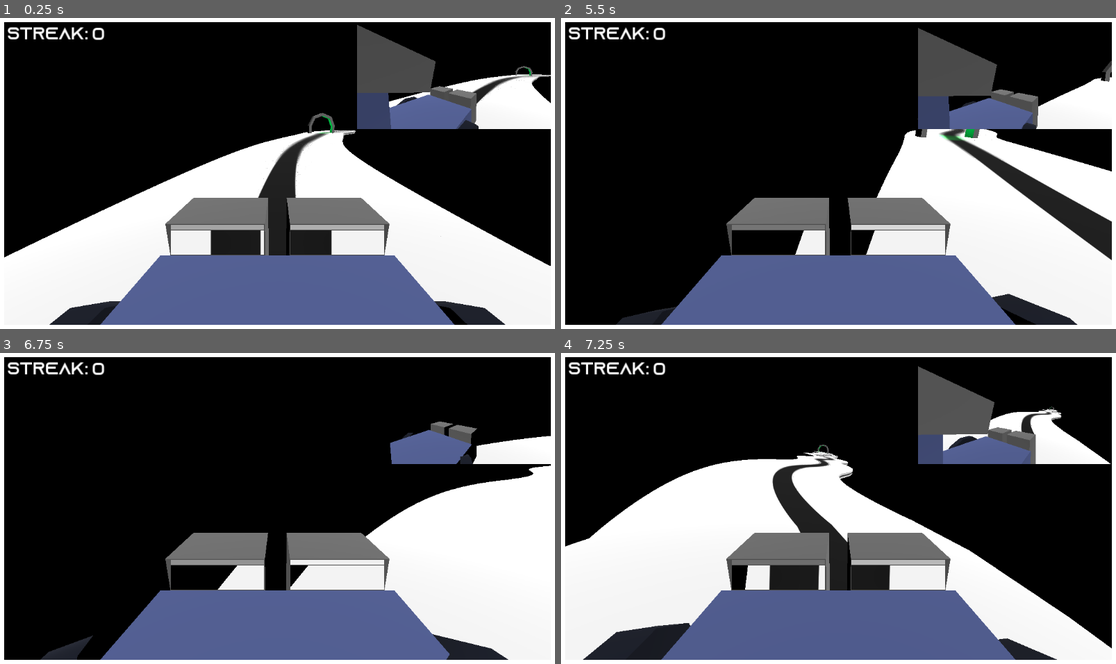
Above: before the commit, frames 1-4 (two rows, left to right).
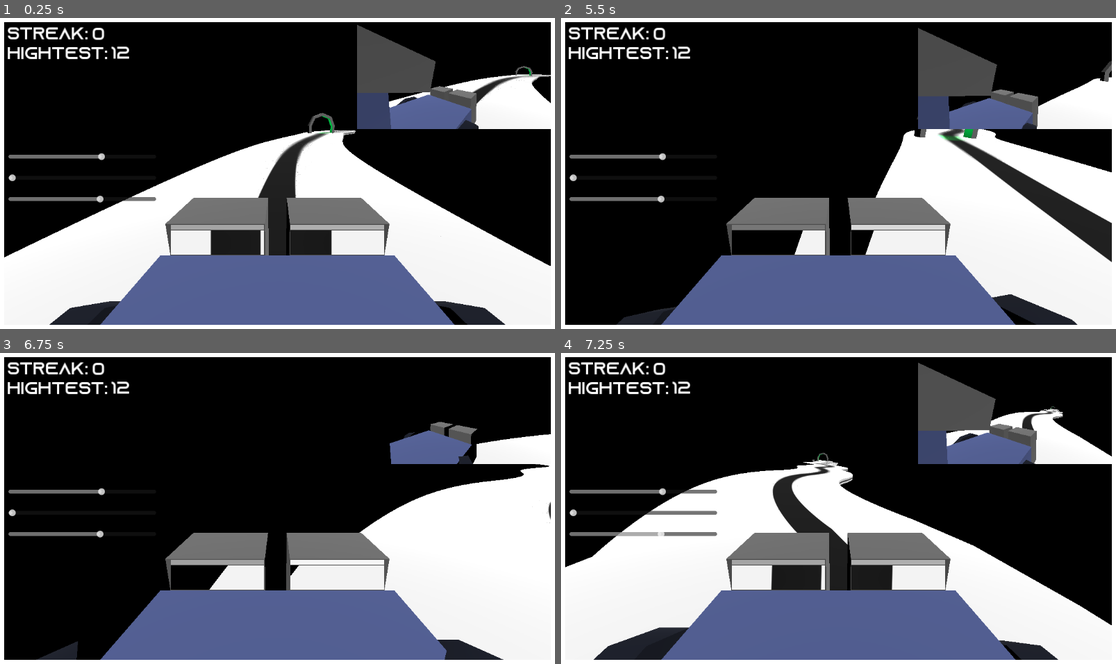
Above: after the commit, the same moments.

Repository: TechnoLukas/GdRobots-LineFollower
Game: Godot game, scene res://main.tscn
The game is run twice, just before and just after one commit, with the same random seed, the same clock (stepped at 60 frames per second) and the same inputs.
Inputs:
- Up to frame 1 (0.25 s): no input
- Up to frame 2 (5.5 s): hold D (right) 0.53-1.28 s; hold S (backward) 1.28-2.03 s; hold D (right) 2.03-2.78 s; hold W (forward) 2.78-3.53 s; hold A (left) 3.53-5.03 s; hold S (backward) from 5.03 s (still down)
- Up to frame 3 (6.75 s): release S (backward) at 5.78 s; hold D (right) 5.78-6.53 s; hold W (forward) from 6.53 s (still down)
- Up to frame 4 (7.25 s): keep holding W (forward)

The runs differ from the first frame. In frame 1, 1.0% of the frame differs, in the area x 1-29%, y 9-60%; in frame 2, 1.8%; in frame 3, 2.1%; in frame 4, 8.4%, in the area x 0-100%, y 3-99%.

Commit message:
Added PID and handles to control it and it saves everything into stats.txt file

Diff:
--- a/Player.gd
+++ b/Player.gd
@@ -4,6 +4,10 @@
 @export var rightcam: Node3D
 @export var leftc: ColorRect
 @export var rightc: ColorRect
+@export var KPl: Slider
+@export var KIl: Slider
+@export var KDl: Slider
+
 
 const MAX_STEER_ANGLE = 0.6
 const STEER_SPEED = 1.5
@@ -12,10 +16,24 @@
 const MAX_SPEED = 6
 var steer_target = 0.0
 var steer_angle = 0.0
-var turnk
+var stastdir
 
+var ERR: float = 0.0
+var PREVERR: float = 0.0
+var INT: float = 0.0
 
+var KP = 0.5
+var KI = 0.01
+var KD = 0.5
 
+func _ready():
+	stastdir=JSON.parse_string(loadc())
+	KP=stastdir["KP"]
+	KI=stastdir["KI"]
+	KD=stastdir["KD"]
+	KPl.value=KP
+	KIl.value=KI
+	KDl.value=KD
 
 func _physics_process(delta):
 	drive(delta)
@@ -59,9 +77,50 @@
 
 	leftc.color=Color(leftsensorC,leftsensorC,leftsensorC)
 	rightc.color=Color(rightsensorC,rightsensorC,rightsensorC)
-	if not (snapped(leftsensorC,0.01)>0.5 and snapped(rightsensorC,0.01)>0.5):
-		turnk = ((rightsensorC/leftsensorC)-(leftsensorC/rightsensorC))/2
-	#print(snapped(leftsensorC,0.01),"    ",snapped(rightsensorC,0.01),"    ",snapped(turnk,0.01))
-	steer_target=turnk
-	if linear_velocity.length() < MAX_SPEED/1:
+
+
+	if not (snappedf(leftsensorC,0.01)>0.5 and snappedf(rightsensorC,0.01)>0.5):
+		ERR = (rightsensorC/leftsensorC)-(leftsensorC/rightsensorC)
+
+		if !is_nan(ERR):
+			INT = INT+ERR
+		if is_inf(INT):
+			INT=0.0
+
+	print("KP:",KP,"    KI:",KI,"    KD:",KD)
+	steer_target=ERR*KP+(PREVERR-ERR)*KD+INT*KI
+
+	PREVERR=ERR
+	#print(snapped(leftsensorC,0.01),"    ",snapped(rightsensorC,0.01),"    ",snapped(ERR,0.01))
+	if linear_velocity.length() < MAX_SPEED:
 		engine_force = MAX_ENGINE_FORCE
+
+
+func _on_pl_value_changed(value):
+	KP=value
+	stastdir=JSON.parse_string(loadc())
+	stastdir["KP"]=KP
+	savec(str(stastdir))
+
+
+func _on_il_value_changed(value):
+	KI=value
+	stastdir=JSON.parse_string(loadc())
+	stastdir["KI"]=KI
+	savec(str(stastdir))
+
+
+func _on_dl_value_changed(value):
+	KD=value
+	stastdir=JSON.parse_string(loadc())
+	stastdir["KD"]=KD
+	savec(str(stastdir))
+
+func savec(content):
+	var file = FileAccess.open("res://stats.txt", FileAccess.WRITE)
+	file.store_string(content)
+
+func loadc():
+	var file = FileAccess.open("res://stats.txt", FileAccess.READ)
+	var content = file.get_as_text()
+	return content
--- a/Player.tscn
+++ b/Player.tscn
@@ -35,7 +35,7 @@
 [sub_resource type="StandardMaterial3D" id="StandardMaterial3D_yihwd"]
 albedo_color = Color(0.439216, 0.439216, 0.439216, 1)
 
-[node name="Robot" type="VehicleBody3D" node_paths=PackedStringArray("leftcam", "rightcam", "leftc", "rightc")]
+[node name="Robot" type="VehicleBody3D" node_paths=PackedStringArray("leftcam", "rightcam", "leftc", "rightc", "KPl", "KIl", "KDl")]
 transform = Transform3D(1, 0, 0, 0, 1, -4.47035e-08, 0, 4.47035e-08, 1, 0.0119863, 0, 0)
 brake = 0.1
 script = ExtResource("1_a3e5e")
@@ -43,6 +43,9 @@
 rightcam = NodePath("Screen/camrightvieport/camrightsubviewport/camright")
 leftc = NodePath("Screen/leftc")
 rightc = NodePath("rightc")
+KPl = NodePath("VBoxContainer/Pl")
+KIl = NodePath("VBoxContainer/Il")
+KDl = NodePath("VBoxContainer/Dl")
 
 [node name="body" type="MeshInstance3D" parent="."]
 transform = Transform3D(1.89525, 0, 0, 0, 0.6916, 0, 0, 0, 3.344, 0, 0.5, 0)
@@ -291,3 +294,32 @@
 transform = Transform3D(-1, 1.50996e-07, 6.60024e-15, 0, -4.37114e-08, 1, 1.50996e-07, 1, 4.37114e-08, -0.5, 0.6, 2)
 size = Vector3(0.8, 0.55, 1)
 material = SubResource("StandardMaterial3D_yihwd")
+
+[node name="VBoxContainer" type="VBoxContainer" parent="."]
+offset_left = 19.0
+offset_top = 281.0
+offset_right = 325.0
+offset_bottom = 393.0
+theme_override_constants/separation = 28
+
+[node name="Pl" type="HSlider" parent="VBoxContainer"]
+layout_mode = 2
+max_value = 1.0
+step = 0.01
+value = 0.5
+
+[node name="Il" type="HSlider" parent="VBoxContainer"]
+layout_mode = 2
+max_value = 0.1
+step = 0.01
+value = 0.01
+
+[node name="Dl" type="HSlider" parent="VBoxContainer"]
+layout_mode = 2
+max_value = 1.0
+step = 0.01
+value = 0.5
+
+[connection signal="value_changed" from="VBoxContainer/Pl" to="." method="_on_pl_value_changed"]
+[connection signal="value_changed" from="VBoxContainer/Il" to="." method="_on_il_value_changed"]
+[connection signal="value_changed" from="VBoxContainer/Dl" to="." method="_on_dl_value_changed"]
--- a/main.tscn
+++ b/main.tscn
@@ -21,12 +21,13 @@
 
 [node name="Node3D" type="Node3D"]
 
-[node name="path" type="Path3D" parent="." node_paths=PackedStringArray("robot", "counter")]
+[node name="path" type="Path3D" parent="." node_paths=PackedStringArray("robot", "counter", "hcounter")]
 transform = Transform3D(1, 0, 0, 0, 1, 0, 0, 0, 1, 0.0800028, -0.0422368, -0.126131)
 curve = SubResource("Curve3D_vmmhh")
 script = ExtResource("1_67sfo")
 robot = NodePath("../Robot")
 counter = NodePath("../n")
+hcounter = NodePath("../hn")
 
 [node name="CSGPolygon3D" type="CSGPolygon3D" parent="."]
 use_collision = true
@@ -62,6 +63,15 @@
 [node name="Robot" parent="." instance=ExtResource("3_yew0q")]
 transform = Transform3D(-5.96046e-08, 4.47035e-08, 1, 0, 1, -4.47035e-08, -1, -2.66454e-15, -5.96046e-08, 0, 0.5, 0)
 
+[node name="hn" type="Label" parent="."]
+offset_left = 231.0
+offset_top = 58.0
+offset_right = 429.0
+offset_bottom = 97.0
+theme_override_fonts/font = ExtResource("4_ytq6f")
+theme_override_font_sizes/font_size = 35
+text = "0"
+
 [node name="n" type="Label" parent="."]
 offset_left = 192.0
 offset_top = 19.0
@@ -78,6 +88,7 @@
 offset_bottom = 57.0
 theme_override_fonts/font = ExtResource("4_ytq6f")
 theme_override_font_sizes/font_size = 35
-text = "streak:"
+text = "streak:
+hightest:"
 
 [connection signal="pressed" from="Button" to="path" method="_on_button_pressed"]
--- a/pathgenerator.gd
+++ b/pathgenerator.gd
@@ -4,12 +4,16 @@
 var pointpos
 @export var robot: VehicleBody3D
 @export var counter: Label
+@export var hcounter: Label
 var gate
 var gate_instance
+var stastdir
 
 # Called when the node enters the scene tree for the first time.
 func _ready():
 	gate=load("res://gate.tscn")
+	stastdir=JSON.parse_string(loadc())
+	hcounter.text=str(stastdir["hstreak"])
 	genarate_path(3)
 
 func create_point(distance,angle):
@@ -39,11 +43,15 @@
 
 
 func _process(delta):
-	print($"../Robot".position.distance_to(curve.get_point_position(curve.point_count-1)))
 	if $"../Robot":
 		if $"../Robot".position.distance_to(curve.get_point_position(curve.point_count-1))<20:
 			reload()
 			counter.text=str(int(counter.text)+1)
+			if int(counter.text)>int(hcounter.text):
+				hcounter.text=str(int(hcounter.text)+1)
+				stastdir = JSON.parse_string(loadc())
+				stastdir["hstreak"]=int(hcounter.text)
+				savec(str(stastdir))
 		if $"../Robot".position.y<0.44:
 			counter.text="0"
 			reload()
@@ -59,3 +67,12 @@
 	robot.brake=0.1
 	robot.steering=move_toward(robot.steering, 0, 1)
 	genarate_path(6)
+
+func savec(content):
+	var file = FileAccess.open("res://stats.txt", FileAccess.WRITE)
+	file.store_string(content)
+
+func loadc():
+	var file = FileAccess.open("res://stats.txt", FileAccess.READ)
+	var content = file.get_as_text()
+	return content
Not shown, added: stats.txt
